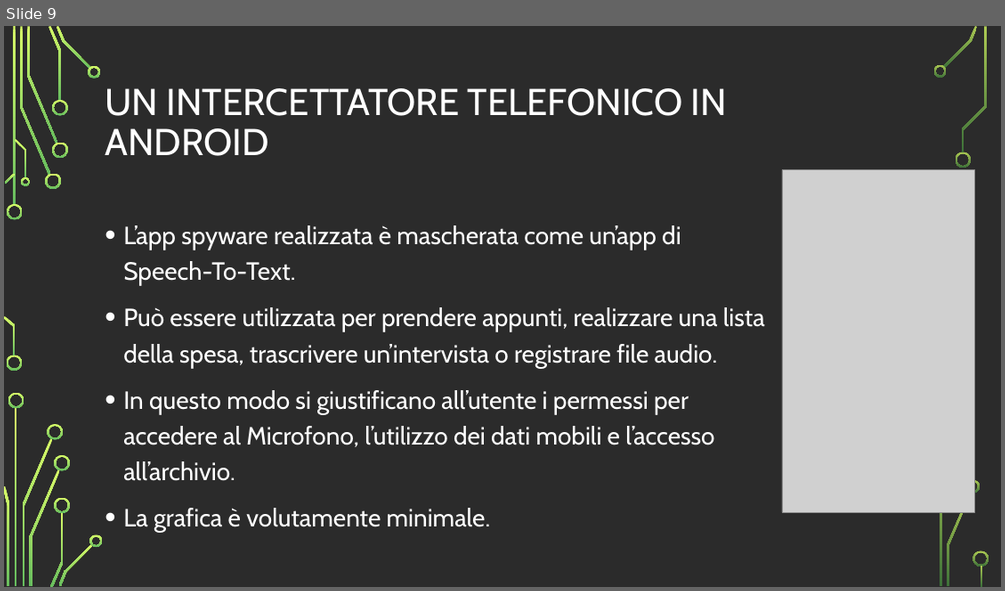
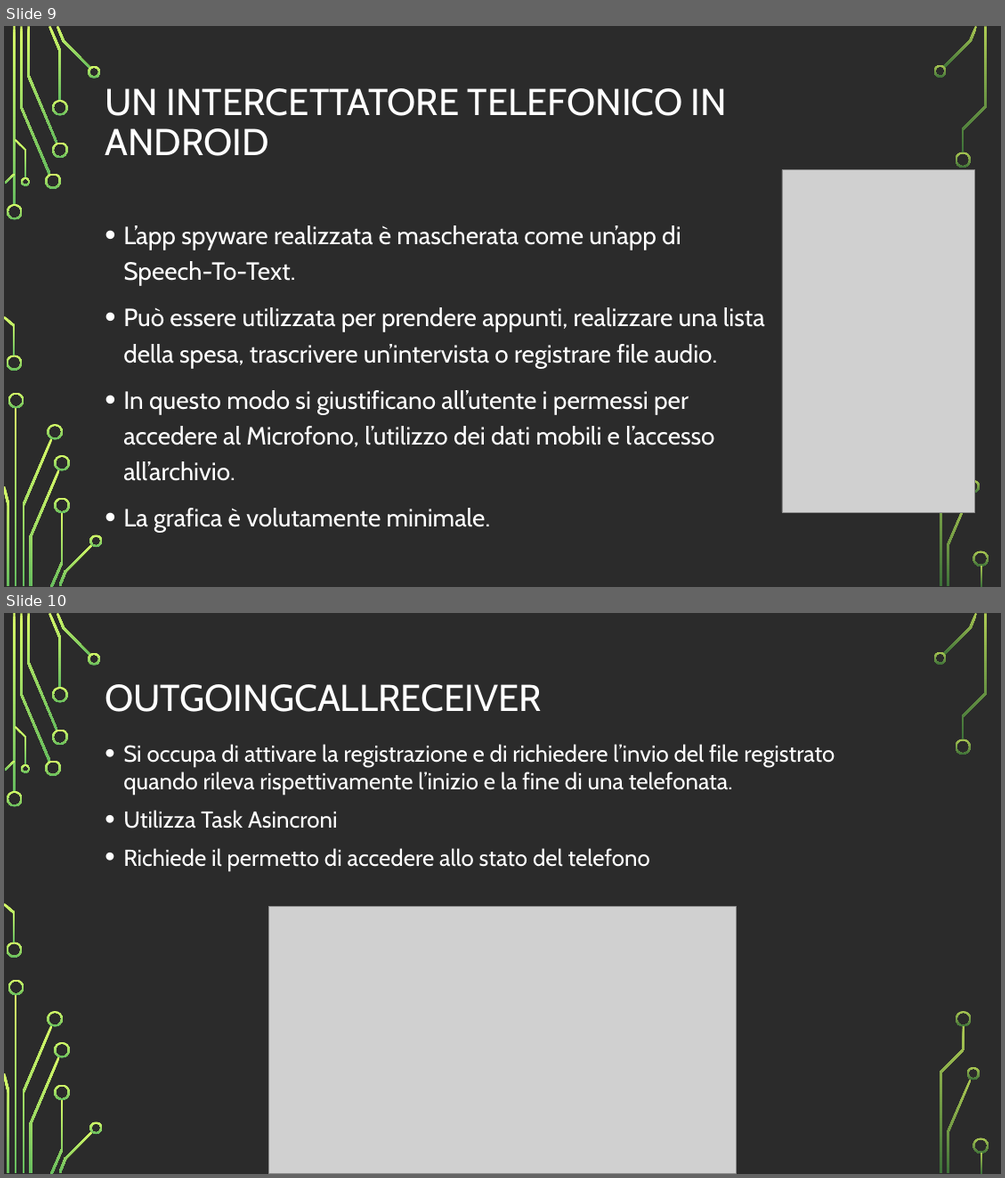
Before and after one commit to vinsan/TesiMagistrale, a slide deck: Le intercettazioni telefoniche in Android.odp. Shown one above the other, each under a label of ours: slide 9 before the commit, slides 9 and 10 after it. The pictures are 1005x591 and 1005x1178 pixels, drawn with LibreOffice and Linux fonts; fonts in the diff are those of the drawing; grey boxes stand for pictures; background and template pictures are left out; a plain dark background stands for a picture behind light text. Boxes give left, top, right and bottom in pixels: in the first picture for what was removed or moved away, otherwise in the second. Text is boxed around its words. In the diff, an @@ line names an element or a change of style, - is before the commit and + after.

```diff
--- a/Le intercettazioni telefoniche in Android.odp
+++ b/Le intercettazioni telefoniche in Android.odp
@@ slide 10 added at (4, 613, 1001, 1174), background picture (left out); not listed: 35 template elements that a slide beside it also shows @@
@@ title added at (105, 684, 541, 712), 36 pt, text #FFFFFF @@
+OUTGOINGCALLRECEIVER
@@ text added at (123, 744, 834, 870), 22.2 pt, text #FFFFFF @@
+• Si occupa di attivare la registrazione e di richiedere l’invio del file registrato quando rileva rispettivamente l’inizio e la fine di una telefonata.
+• Utilizza Task Asincroni
+• Richiede il permetto di accedere allo stato del telefono
@@ picture added at (268, 907, 736, 1174) @@
@@ freeform shape added at (956, 1011, 971, 1027), fill gradient #ADCA53 to #3D7139 @@
```
Also in this commit, not shown: 1 slide changed, 1 other slide added, 2 slides removed, 1 other file.
